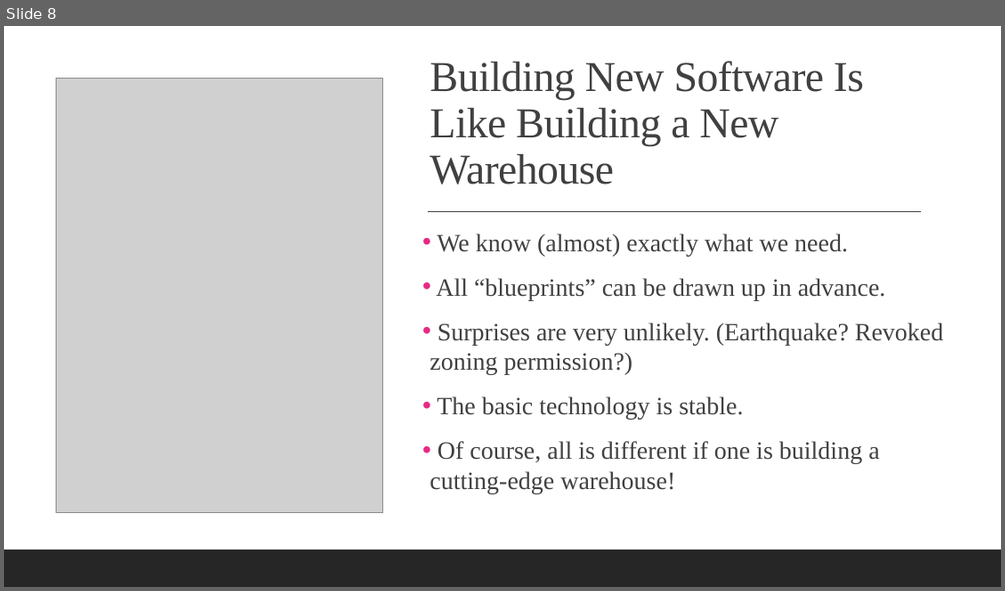
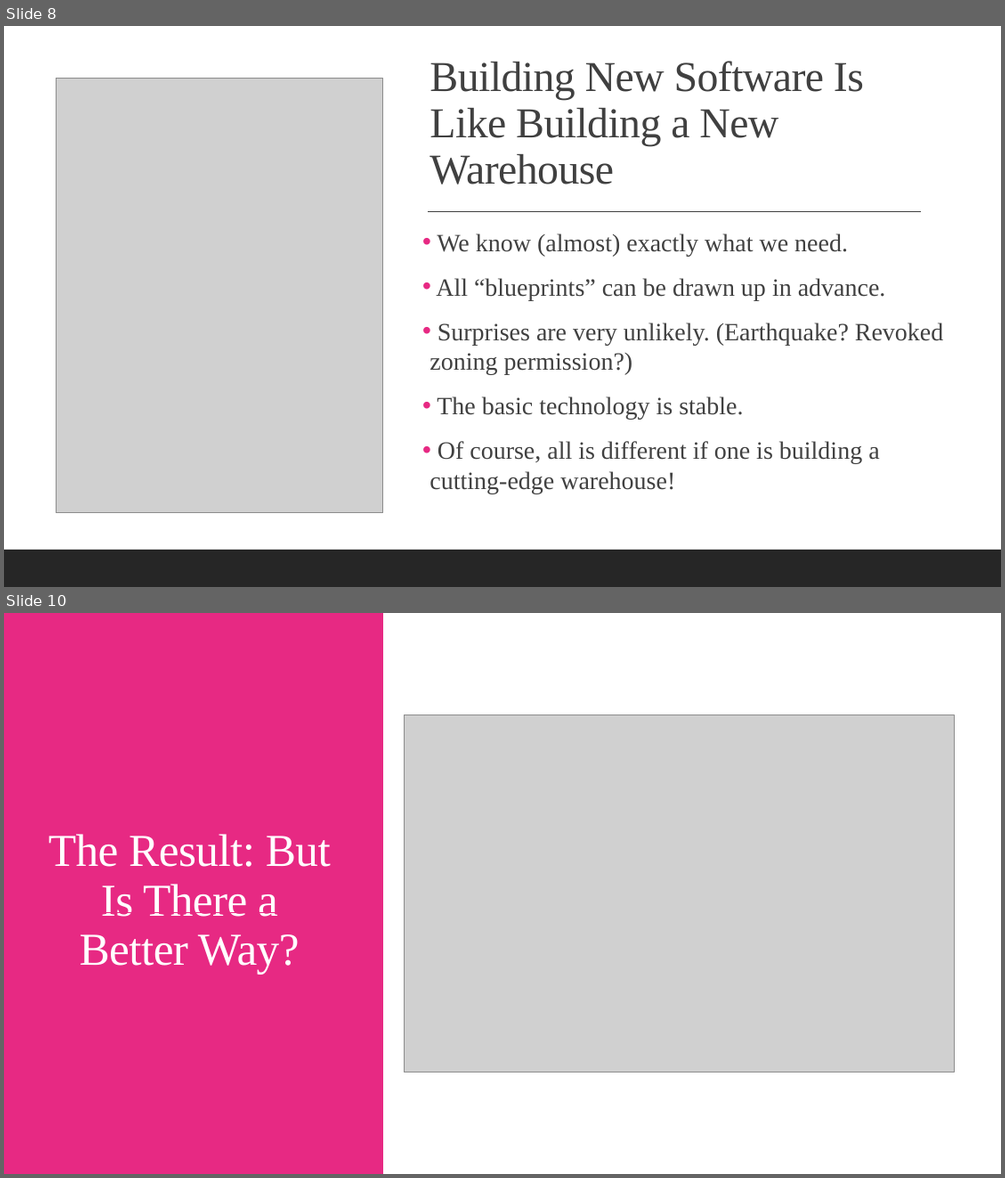
Before and after one commit to gcallah/OnlineDevops, a slide deck: present/DivisionOfLabor.pptx. Shown one above the other, each under a label of ours: slide 8 before the commit, slides 8 and 10 after it; the slides between them are not shown. The pictures are 1005x591 and 1005x1178 pixels, drawn with LibreOffice and Linux fonts; fonts in the diff are those of the drawing; grey boxes stand for pictures. Boxes give left, top, right and bottom in pixels: in the first picture for what was removed or moved away, otherwise in the second. Text is boxed around its words. In the diff, an @@ line names an element or a change of style, - is before the commit and + after.

```diff
--- a/present/DivisionOfLabor.pptx
+++ b/present/DivisionOfLabor.pptx
@@ slide 10 added at bbox=[4, 613, 1001, 1174], background #FFFFFF @@
@@ rectangle added at bbox=[4, 613, 1001, 1174], fill #FFFFFF @@
@@ rectangle added at bbox=[4, 613, 383, 1174], fill #E72983 @@
@@ picture added at bbox=[404, 714, 955, 1072] @@
@@ title added at bbox=[48, 834, 331, 974], 44 pt, text #FFFFFF @@
+The Result: But Is There a Better Way?
@@ line added from (51, 913) to (328, 913), #E72983 1.5 pt @@
@@ rectangle added at bbox=[4, 1136, 1001, 1174], fill #262626 @@
```
Also in this commit, not shown: 7 other slides added.
